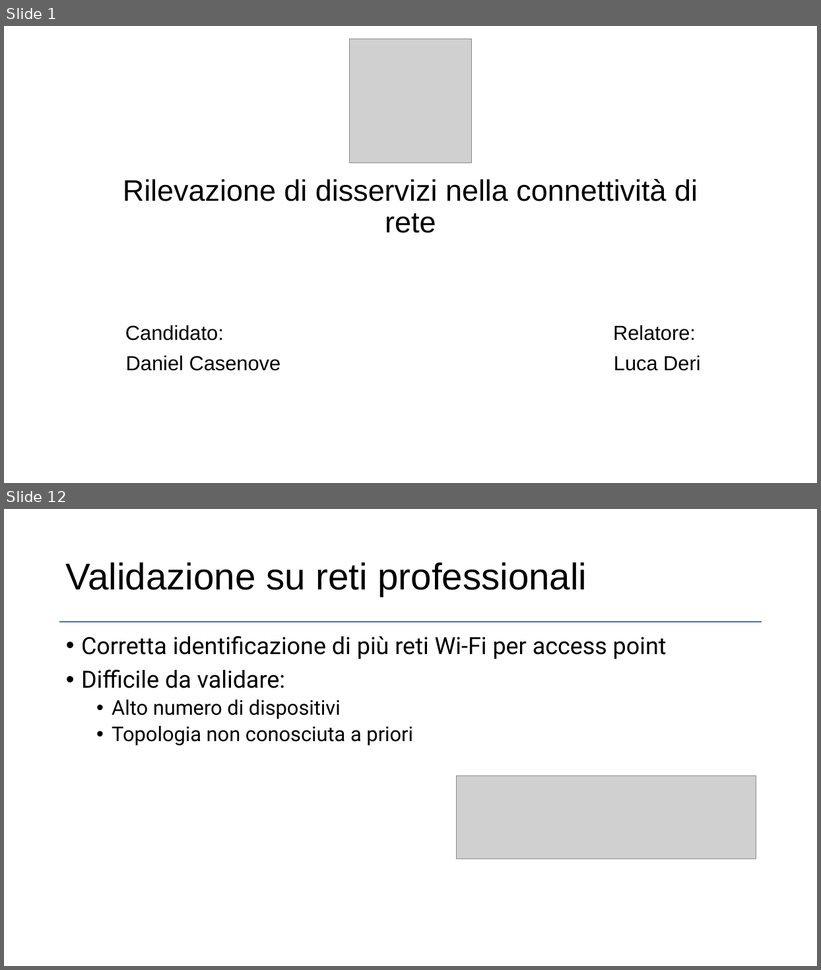
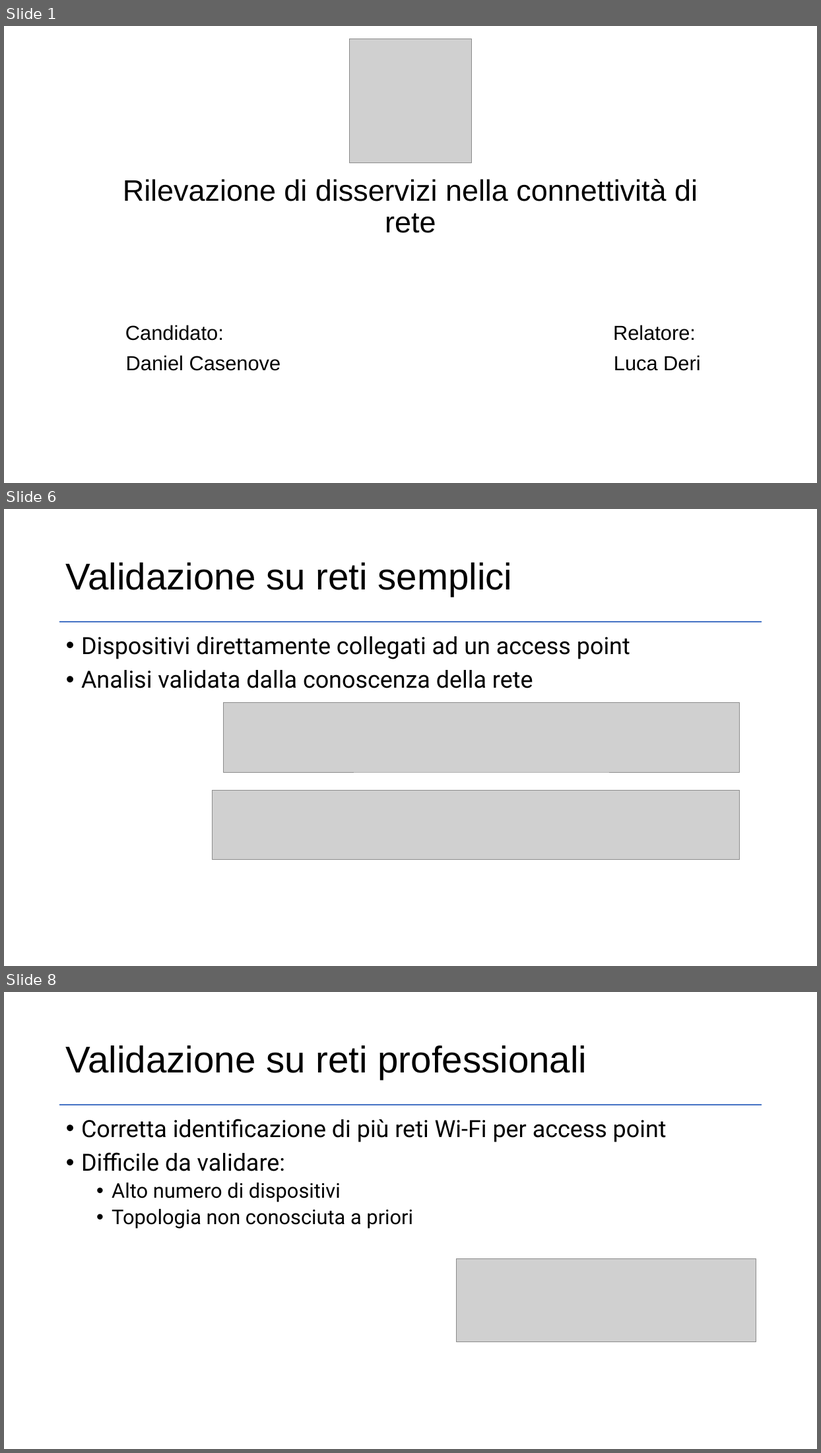
Before and after one commit to dcasenove/Tesi, a slide deck: Presentazione.pptx. Shown one above the other, each under a label of ours: slides 1 and 12 before the commit, slides 1, 6 and 8 after it; the slides between them are not shown. The pictures are 821x970 and 821x1453 pixels, drawn with LibreOffice and Linux fonts; fonts in the diff are those of the drawing; grey boxes stand for pictures. Boxes give left, top, right and bottom in pixels: in the first picture for what was removed or moved away, otherwise in the second. Text is boxed around its words. In the diff, an @@ line names an element or a change of style, - is before the commit and + after.

```diff
--- a/Presentazione.pptx
+++ b/Presentazione.pptx
@@ slide 6 added at [4,509,817,966], background #FFFFFF; not listed: 1 template element that a slide beside it also shows @@
@@ title added at [66,562,512,596], 44 pt, text #000000 @@
+Validazione su reti semplici
@@ text added at [81,636,630,689], 28 pt, text #000000 @@
+• Dispositivi direttamente collegati ad un access point
+• Analisi validata dalla conoscenza della rete
@@ picture added at [224,703,740,772] @@
@@ picture added at [213,791,740,860] @@
@@ what was slide 12 is now slide 8 @@
```
Also in this commit, not shown: 4 slides changed, 1 other slide added, 1 slide removed, 1 other file.
